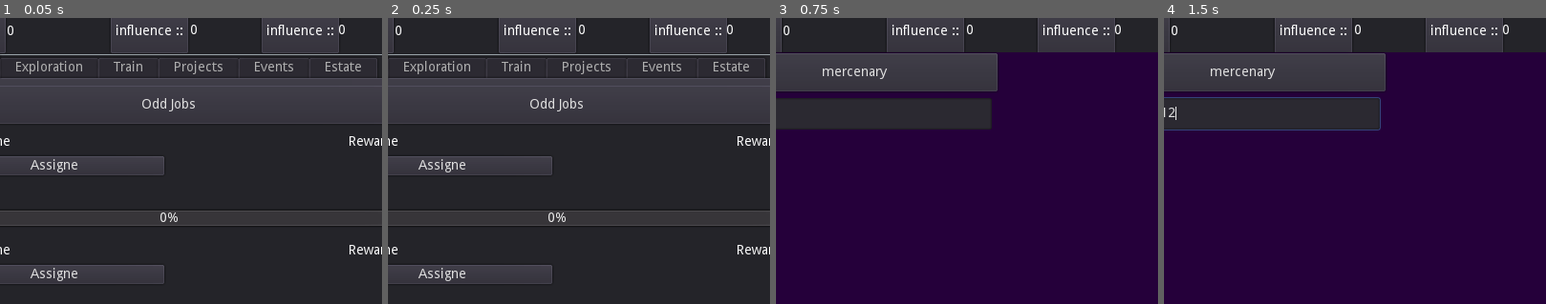
Above: before the commit, frames 1-4 (left to right).
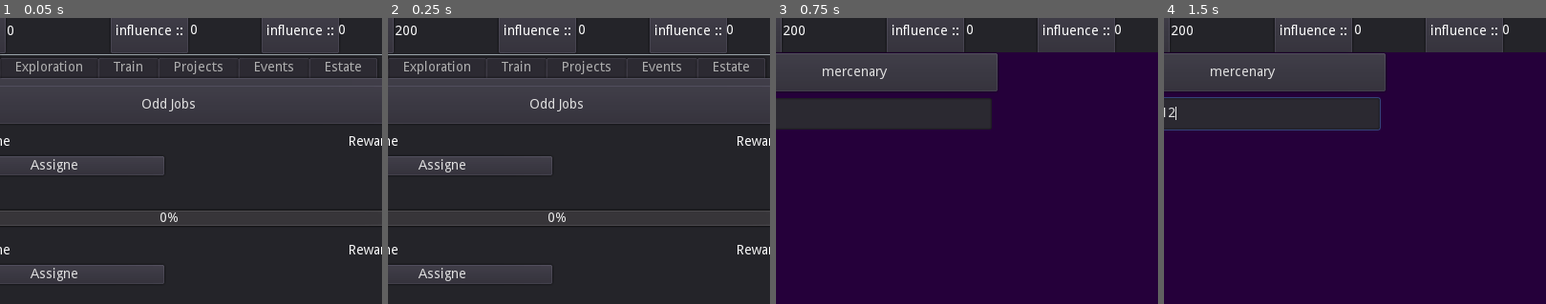
Above: after the commit, the same moments.

Repository: Drakosam/idleguild
Game: Godot game, scene res://main.tscn
The game is run twice, just before and just after one commit, with the same random seed, the same clock (stepped at 60 frames per second) and the same inputs.
Inputs (mouse positions are % of the whole screen's width and height, from its top left):
- Up to frame 1 (0.05 s): no input
- Up to frame 2 (0.25 s): no input
- Up to frame 3 (0.75 s): click "Add hero" at 0.5 s
- Up to frame 4 (1.5 s): click (60, 19) at 1.27 s; type "12" at 1.35 s
The pictures show only the part of the screen within x 46-96%, y 2-52%; the shares and areas given below are measured in that part.

Frame 1 is identical in both runs. In frame 2, 0.1% of the frame differs, in the area x 2-8%, y 2-6%; in frame 3, 0.1%; in frame 4, 0.1%.

Commit message:
job mechanics

Diff:
--- a/src/jobs.tscn
+++ b/src/jobs.tscn
@@ -7,17 +7,18 @@
 
 
 signal update_hero(hero_id,reassigne)
+signal update_reward(success, resorce, influence, pop)
 
 var hero_list = []
 var job_list = []
 
 func _ready():
 	job_list = [
-		$ScrollContainer/VBoxContainer/Odd_job_1,
-		$ScrollContainer/VBoxContainer/Odd_job_2,
-		$ScrollContainer/VBoxContainer/Odd_job_3,
-		$ScrollContainer/VBoxContainer/Odd_job_4,
-		$ScrollContainer/VBoxContainer/Odd_job_5,
+		$ScrollContainer/All_Jobs/Odd_Jobs/Odd_job_1,
+		$ScrollContainer/All_Jobs/Odd_Jobs/Odd_job_2,
+		$ScrollContainer/All_Jobs/Odd_Jobs/Odd_job_3,
+		$ScrollContainer/All_Jobs/Odd_Jobs/Odd_job_4,
+		$ScrollContainer/All_Jobs/Odd_Jobs/Odd_job_5,
 	]
 
 
@@ -42,6 +43,10 @@
 			job.refresh_heros_assigned(id_hero)
 	if id_hero >= 0:
 		emit_signal(\"update_hero\",id_hero,reassigne)
+
+
+func _on_Odd_job_1_harvest_reward(success, resorce, influence, pop):
+	emit_signal('update_reward',success, resorce, influence, pop)
 "
 
 [node name="Odd_jobs" type="Panel"]
@@ -55,13 +60,24 @@
 [node name="ScrollContainer" type="ScrollContainer" parent="."]
 anchor_right = 1.0
 anchor_bottom = 1.0
+__meta__ = {
+"_edit_use_anchors_": false
+}
 
-[node name="VBoxContainer" type="VBoxContainer" parent="ScrollContainer"]
+[node name="All_Jobs" type="VBoxContainer" parent="ScrollContainer"]
 margin_right = 788.0
 margin_bottom = 610.0
 size_flags_horizontal = 3
 
-[node name="Button" type="Button" parent="ScrollContainer/VBoxContainer"]
+[node name="Odd_Jobs" type="VBoxContainer" parent="ScrollContainer/All_Jobs"]
+margin_right = 788.0
+margin_bottom = 610.0
+size_flags_horizontal = 3
+__meta__ = {
+"_edit_use_anchors_": false
+}
+
+[node name="Button" type="Button" parent="ScrollContainer/All_Jobs/Odd_Jobs"]
 margin_right = 788.0
 margin_bottom = 40.0
 rect_min_size = Vector2( 0, 40 )
@@ -70,33 +86,38 @@
 "_edit_use_anchors_": false
 }
 
-[node name="Odd_job_1" parent="ScrollContainer/VBoxContainer" instance=ExtResource( 1 )]
+[node name="Odd_job_1" parent="ScrollContainer/All_Jobs/Odd_Jobs" instance=ExtResource( 1 )]
 margin_top = 44.0
 margin_right = 788.0
 margin_bottom = 154.0
 
-[node name="Odd_job_2" parent="ScrollContainer/VBoxContainer" instance=ExtResource( 1 )]
+[node name="Odd_job_2" parent="ScrollContainer/All_Jobs/Odd_Jobs" instance=ExtResource( 1 )]
 margin_top = 158.0
 margin_right = 788.0
 margin_bottom = 268.0
 
-[node name="Odd_job_3" parent="ScrollContainer/VBoxContainer" instance=ExtResource( 1 )]
+[node name="Odd_job_3" parent="ScrollContainer/All_Jobs/Odd_Jobs" instance=ExtResource( 1 )]
 margin_top = 272.0
 margin_right = 788.0
 margin_bottom = 382.0
 
-[node name="Odd_job_4" parent="ScrollContainer/VBoxContainer" instance=ExtResource( 1 )]
+[node name="Odd_job_4" parent="ScrollContainer/All_Jobs/Odd_Jobs" instance=ExtResource( 1 )]
 margin_top = 386.0
 margin_right = 788.0
 margin_bottom = 496.0
 
-[node name="Odd_job_5" parent="ScrollContainer/VBoxContainer" instance=ExtResource( 1 )]
+[node name="Odd_job_5" parent="ScrollContainer/All_Jobs/Odd_Jobs" instance=ExtResource( 1 )]
 margin_top = 500.0
 margin_right = 788.0
 margin_bottom = 610.0
 
-[connection signal="refresh_heros" from="ScrollContainer/VBoxContainer/Odd_job_1" to="." method="_on_Odd_job_refresh_heros"]
-[connection signal="refresh_heros" from="ScrollContainer/VBoxContainer/Odd_job_2" to="." method="_on_Odd_job_refresh_heros"]
-[connection signal="refresh_heros" from="ScrollContainer/VBoxContainer/Odd_job_3" to="." method="_on_Odd_job_refresh_heros"]
-[connection signal="refresh_heros" from="ScrollContainer/VBoxContainer/Odd_job_4" to="." method="_on_Odd_job_refresh_heros"]
-[connection signal="refresh_heros" from="ScrollContainer/VBoxContainer/Odd_job_5" to="." method="_on_Odd_job_refresh_heros"]
+[connection signal="harvest_reward" from="ScrollContainer/All_Jobs/Odd_Jobs/Odd_job_1" to="." method="_on_Odd_job_1_harvest_reward"]
+[connection signal="refresh_heros" from="ScrollContainer/All_Jobs/Odd_Jobs/Odd_job_1" to="." method="_on_Odd_job_refresh_heros"]
+[connection signal="harvest_reward" from="ScrollContainer/All_Jobs/Odd_Jobs/Odd_job_2" to="." method="_on_Odd_job_1_harvest_reward"]
+[connection signal="refresh_heros" from="ScrollContainer/All_Jobs/Odd_Jobs/Odd_job_2" to="." method="_on_Odd_job_refresh_heros"]
+[connection signal="harvest_reward" from="ScrollContainer/All_Jobs/Odd_Jobs/Odd_job_3" to="." method="_on_Odd_job_1_harvest_reward"]
+[connection signal="refresh_heros" from="ScrollContainer/All_Jobs/Odd_Jobs/Odd_job_3" to="." method="_on_Odd_job_refresh_heros"]
+[connection signal="harvest_reward" from="ScrollContainer/All_Jobs/Odd_Jobs/Odd_job_4" to="." method="_on_Odd_job_1_harvest_reward"]
+[connection signal="refresh_heros" from="ScrollContainer/All_Jobs/Odd_Jobs/Odd_job_4" to="." method="_on_Odd_job_refresh_heros"]
+[connection signal="harvest_reward" from="ScrollContainer/All_Jobs/Odd_Jobs/Odd_job_5" to="." method="_on_Odd_job_1_harvest_reward"]
+[connection signal="refresh_heros" from="ScrollContainer/All_Jobs/Odd_Jobs/Odd_job_5" to="." method="_on_Odd_job_refresh_heros"]
--- a/src/main.tscn
+++ b/src/main.tscn
@@ -60,12 +60,12 @@
 func _on_Status_refresh_timeout():
 	for item in hero_short_list:
 		item.set_status(hero_list[item.get_index()].get_status())
+	$CanvasLayer/TopPanel/TopBar.update_values(resorce, influence, pop)
 
 
 func _on_Progress_timeout():
 	$CanvasLayer/world_map/World.time_progress()
 	for hero in hero_list:
-		print(hero.status != 'Idle', hero.status)
 		if hero.status != 'Idle':
 			uppdate_hero_progres(hero)
 
@@ -80,6 +80,7 @@
 			)
 			break
 
+
 func uppdate_hero_progres(hero):
 	for item in hero_short_list:
 		if hero.id == item.get_index():
@@ -87,6 +88,12 @@
 				hero.progress
 			)
 			break
+
+
+func _on_World_update_reward(success, _resorce, _influence, _pop):
+	resorce += _resorce
+	influence += _influence
+	pop += _pop
 "
 
 [node name="Node2D" type="Node2D"]
@@ -176,6 +183,7 @@
 
 [connection signal="show_add_new_hero_panel" from="CanvasLayer/HerosShortDesc/HeroDesc" to="." method="_on_HeroDesc_show_add_new_hero_panel"]
 [connection signal="update_hero" from="CanvasLayer/world_map/World" to="." method="_on_World_update_hero"]
+[connection signal="update_reward" from="CanvasLayer/world_map/World" to="." method="_on_World_update_reward"]
 [connection signal="add_new_hero" from="CanvasLayer/new_heros_tab/new_hero_componennt" to="." method="_on_new_hero_componennt_add_new_hero"]
 [connection signal="go_back_to_world" from="CanvasLayer/new_heros_tab/new_hero_componennt" to="." method="_on_Panel_go_back_to_world"]
 [connection signal="timeout" from="Status_refresh" to="." method="_on_Status_refresh_timeout"]
--- a/src/task_tile.tscn
+++ b/src/task_tile.tscn
@@ -14,13 +14,18 @@
 var hero_assigned = 0
 var hero_allow = 1
 
+var succes_treshold = 100
+
+var rng = RandomNumberGenerator.new()
+
 signal refresh_heros(id_hero,reassigne)
 signal harvest_reward( success, resorce, influence, pop)
 
 
 func _ready():
 	update_assigned(true)
-	$ProgressBar.max_value=300
+	$ProgressBar.max_value=succes_treshold
+	rng.randomize()
 
 
 func setup_hero_list(new_list):
@@ -70,7 +75,6 @@
 
 
 func time_progress():
-	print(hero_assigned)
 	if hero_assigned >= hero_req:
 		_update_progress(3)
 	if hero_assigned < hero_req and $ProgressBar.value > 0:
@@ -91,7 +95,8 @@
 	if $ProgressBar.max_value <= $ProgressBar.value:
 		var overflow =  $ProgressBar.value - $ProgressBar.max_value
 		$ProgressBar.value = overflow
-		emit_signal(\"harvest_reward\", true, 5, 0, 0)
+		var reward = rng.randi_range(3,8)
+		emit_signal(\"harvest_reward\", true, reward, 0, 0)
 
 	if $ProgressBar.value < 0:
 		$ProgressBar.value = 0
--- a/src/top_panel.tscn
+++ b/src/top_panel.tscn
@@ -1,8 +1,23 @@
-[gd_scene format=2]
+[gd_scene load_steps=2 format=2]
+
+[sub_resource type="GDScript" id=1]
+script/source = "extends Panel
+
+
+func _ready():
+	pass
+
+
+func update_values(resorce, influence, pop):
+	$Resorce_value.text = str(resorce)
+	$Population_value.text = str(pop)
+	$Influence_value.text = str(influence)
+"
 
 [node name="Panel" type="Panel"]
 margin_right = 600.0
 margin_bottom = 50.0
+script = SubResource( 1 )
 __meta__ = {
 "_edit_use_anchors_": false
 }
--- a/src/world_actions.tscn
+++ b/src/world_actions.tscn
@@ -6,8 +6,9 @@
 script/source = "extends TabContainer
 
 var hero_list = []
+
 signal update_hero(hero_id, reassigne)
-
+signal update_reward(success, resorce, influence, pop)
 
 func _ready():
 	pass # Replace with function body.
@@ -23,6 +24,10 @@
 
 func _on_Jobs_update_hero(hero_id, reassigne):
 	emit_signal(\"update_hero\",hero_id, reassigne)
+
+
+func _on_Jobs_update_reward(success, resorce, influence, pop):
+	emit_signal('update_reward',success, resorce, influence, pop)
 "
 
 [node name="World" type="TabContainer"]
@@ -100,3 +105,4 @@
 margin_bottom = -4.0
 
 [connection signal="update_hero" from="Jobs/Jobs" to="." method="_on_Jobs_update_hero"]
+[connection signal="update_reward" from="Jobs/Jobs" to="." method="_on_Jobs_update_reward"]
